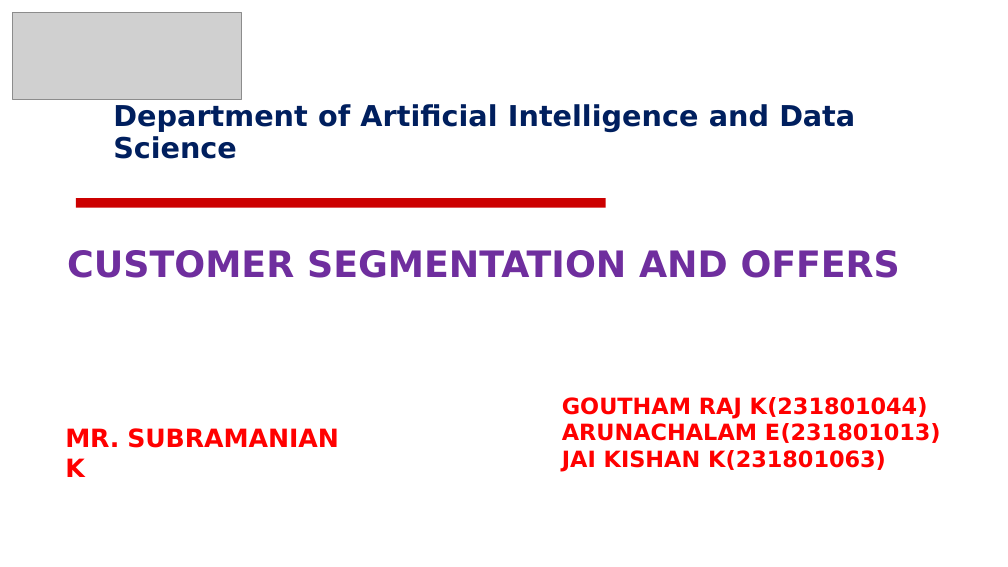
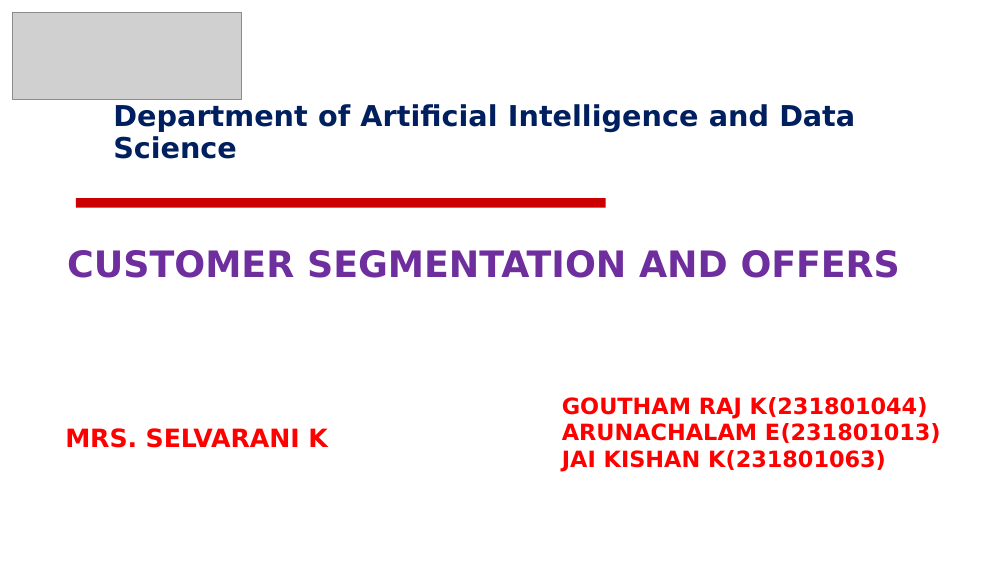
Before and after one commit to Goutham-Raj07/BIG-DATA-PROJECT-SEM-5, a slide deck: slide 1 of BIG DATA 231801044.pptx. Drawn at 1008x567 pixels with LibreOffice and Linux fonts; fonts in the diff are those of the drawing; grey boxes stand for pictures; background and template pictures are left out. Boxes give left, top, right and bottom in pixels: in the first picture for what was removed or moved away, otherwise in the second. Text is boxed around its words. In the diff, an @@ line names an element or a change of style, - is before the commit and + after.

Commit message:
Updated

```diff
--- a/BIG DATA 231801044.pptx
+++ b/BIG DATA 231801044.pptx
@@ text at box(65, 428, 328, 448): text changed @@
-MR. SUBRAMANIAN K
+MRS. SELVARANI K
```
